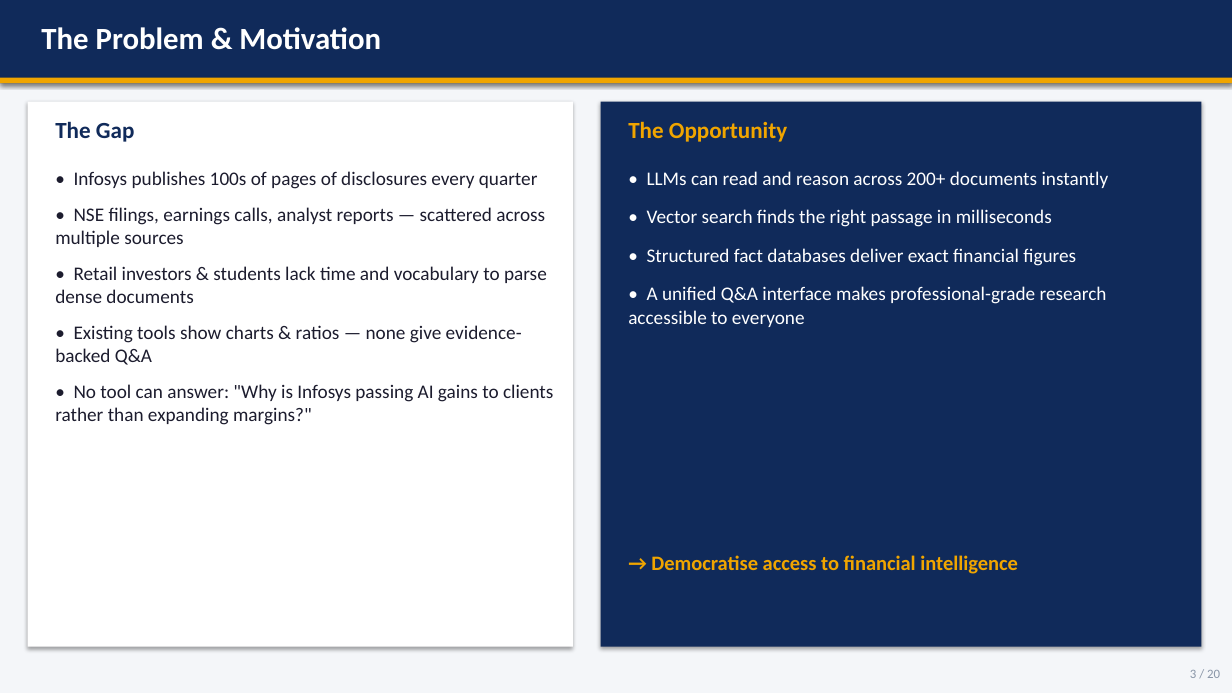
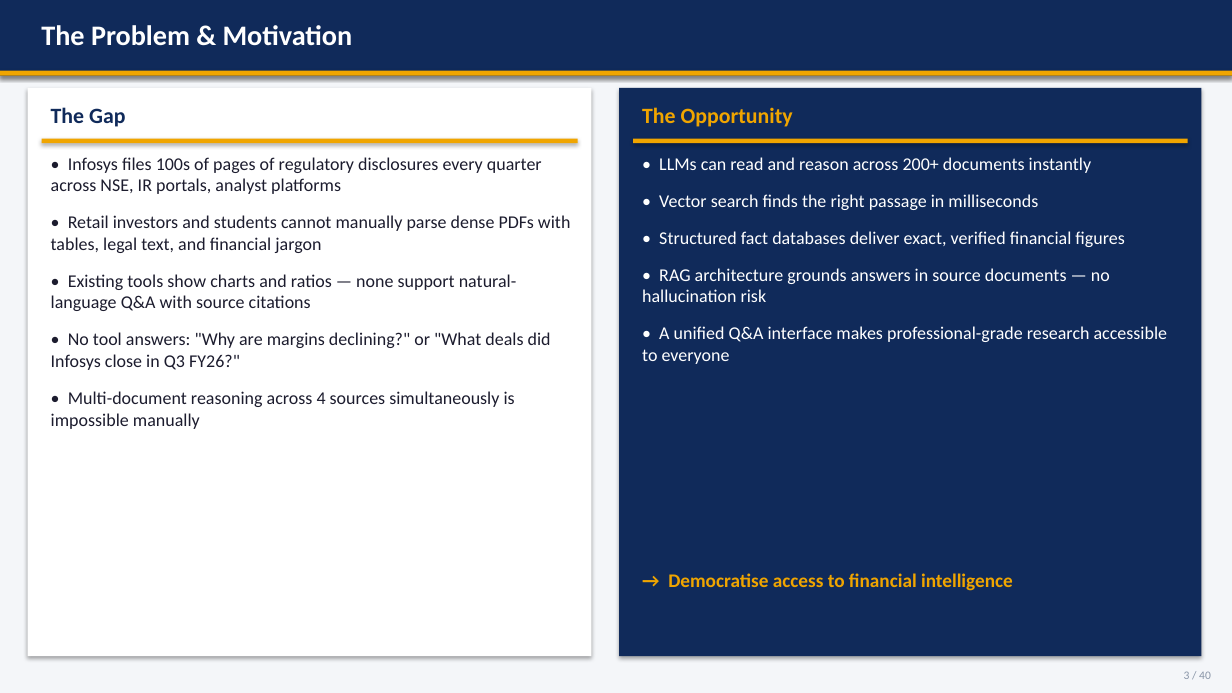
Before and after one commit to nandypi/Group-6-DS-and-AI-Lab-Project, a slide deck: slide 3 of Slides/DSAI_Team_6_Final_Presentation.pptx. Drawn at 1232x693 pixels with LibreOffice and Linux fonts; fonts in the diff are those of the drawing. Boxes give left, top, right and bottom in pixels: in the first picture for what was removed or moved away, otherwise in the second. Text is boxed around its words. In the diff, an @@ line names an element or a change of style, - is before the commit and + after.

Commit message:
Add comprehensive 40-slide final presentation
Covers all experiments across milestones 4–6:
- M4: Vector-only, HyDE, Raw+HyDE RRF, BGE CPU reranker
- M5: Full-text CPU/GPU, T4 weight sweep (body 0.0→1.0), metadata-only
  breakthrough (74/78/82%), metadata + cross-encoder (74/82/88%),
  RAGAS Pipeline A scores
- M6: BM25-only, Hybrid RRF + CE reranker, Hybrid RRF production
  (76/86/88% @ 0.5 s), routing 100%, numeric fidelity 100%,
  FastAPI + Streamlit + Docker deployment

Includes master journey chart, latency log-scale comparison,
category-wise recall, RAGAS bar charts, and GPU weight sweep plot.

```diff
--- a/Slides/DSAI_Team_6_Final_Presentation.pptx
+++ b/Slides/DSAI_Team_6_Final_Presentation.pptx
@@ rectangle: place and size @@
-rectangle at [0,0,1232,83]
+rectangle at [0,0,1232,76]
@@ text "The Problem & Motivation" at [41,25,353,46]: size 24 to 22 pt @@
@@ rectangle: place and size @@
-rectangle at [0,78,1232,83]
+rectangle at [0,71,1232,77]
@@ rectangle: place and size @@
-rectangle at [28,102,573,647]
+rectangle at [28,88,592,656]
@@ rectangle: place and size @@
-rectangle at [601,102,1202,647]
+rectangle at [619,88,1202,656]
@@ text "The Gap" at [51,107,125,127]: size 18 to 17 pt @@
@@ text "The Gap": place and size @@
-text "The Gap" at [55,121,134,142]
+text "The Gap" at [51,107,125,127]
@@ text "The Opportunity": place and size @@
-text "The Opportunity" at [628,121,787,142]
+text "The Opportunity" at [642,107,793,127]
@@ text "The Opportunity" at [642,107,793,127]: size 18 to 17 pt @@
@@ rectangle added at [42,139,578,143], fill #F0A500 @@
@@ text "• LLMs can read and ...": place and size @@
-text "• LLMs can read and ..." at [628,171,1109,327]
+text "• LLMs can read and ..." at [642,157,1168,364]
@@ rectangle added at [633,139,1188,143], fill #F0A500 @@
@@ text at [51,157,570,429]: text changed; size 15 to 14 pt @@
-• Infosys publishes 100s of pages of disclosures every quarter
-• NSE filings, earnings calls, analyst reports — scattered across multiple sources
-• Retail investors & students lack time and vocabulary to parse dense documents
-• Existing tools show charts & ratios — none give evidence-backed Q&A
-• No tool can answer: "Why is Infosys passing AI gains to clients rather than expanding margins?"
+• Infosys files 100s of pages of regulatory disclosures every quarter across NSE, IR portals, analyst platforms
+• Retail investors and students cannot manually parse dense PDFs with tables, legal text, and financial jargon
+• Existing tools show charts and ratios — none support natural-language Q&A with source citations
+• No tool answers: "Why are margins declining?" or "What deals did Infosys close in Q3 FY26?"
+• Multi-document reasoning across 4 sources simultaneously is impossible manually
@@ text at [642,157,1168,364]: size 15 to 14 pt in "• LLMs can read and reason across ...", "• Vector search finds the right passage ...", "• A unified Q&A interface makes professional-grade ..." @@
@@ text at [642,231,1124,302]: text changed; size 15 to 14 pt @@
-• Structured fact databases deliver exact financial figures
+• Structured fact databases deliver exact, verified financial figures
+• RAG architecture grounds answers in source documents — no hallucination risk
@@ text "→ Democratise access to financial ...": place and size @@
-text "→ Democratise access to financial ..." at [651,555,1018,574]
+text "→ Democratise access to financial ..." at [668,573,1013,591]
@@ text "→ Democratise access to financial ..." at [668,573,1013,591]: size 16 to 15 pt @@
@@ text at [1184,671,1211,679]: text changed; size 10 to 9 pt @@
-3 / 20
+3 / 40
```
Also in this commit, not shown: 13 other slides changed, 26 slides added, 6 slides removed.
